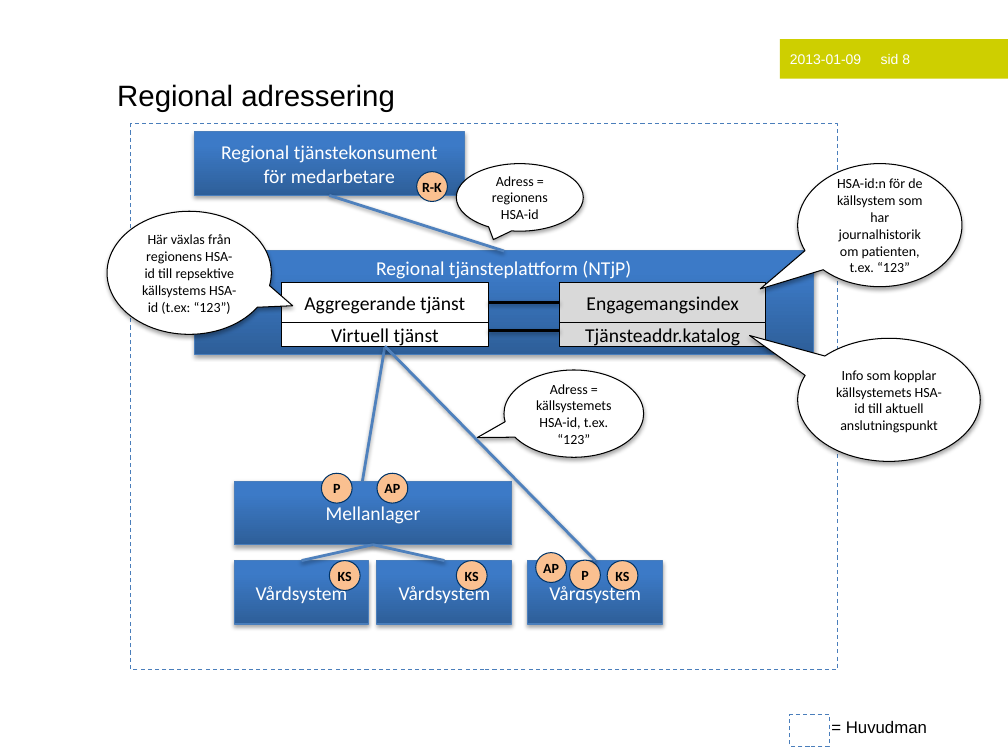
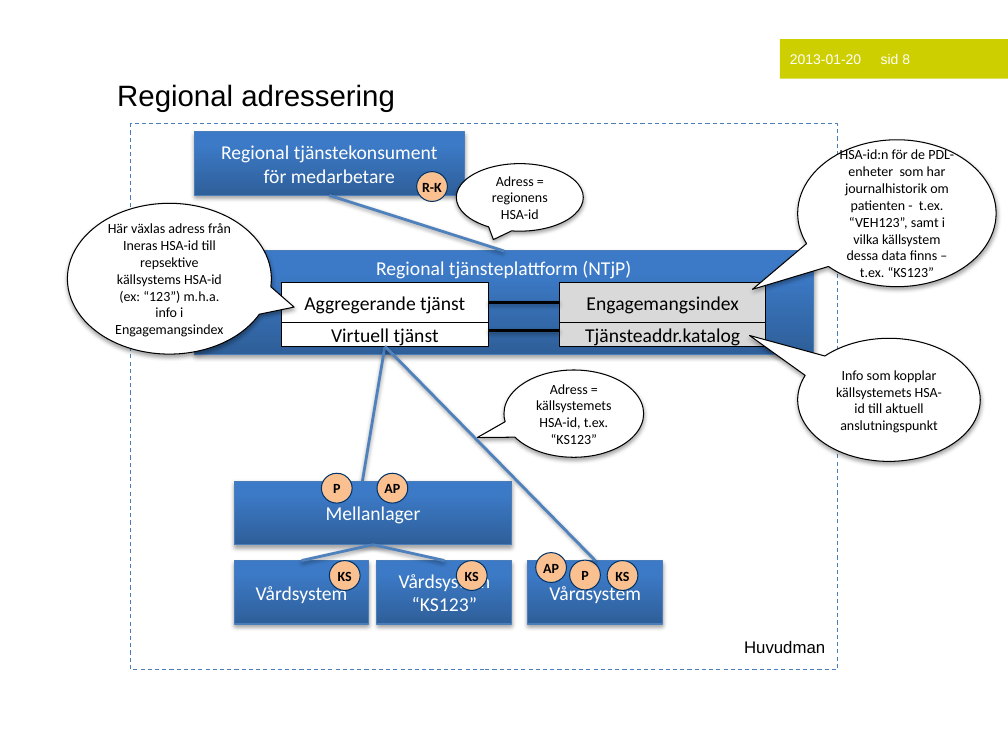
Before and after one commit to admstar/rivta, a slide deck: slide 8 of ServiceInteractions/riv/ehr/patientsummary/branches/TD_PATIENTSUMMARY_2/docs/TD_PatientSummary.pptx. Drawn at 1008x756 pixels with LibreOffice and Linux fonts; fonts in the diff are those of the drawing; background and template pictures are left out. Boxes give left, top, right and bottom in pixels: in the first picture for what was removed or moved away, otherwise in the second. Text is boxed around its words. In the diff, an @@ line names an element or a change of style, - is before the commit and + after.

```diff
--- a/ServiceInteractions/riv/ehr/patientsummary/branches/TD_PATIENTSUMMARY_2/docs/TD_PatientSummary.pptx
+++ b/ServiceInteractions/riv/ehr/patientsummary/branches/TD_PATIENTSUMMARY_2/docs/TD_PatientSummary.pptx
@@ text in rectangle at (x1=790, y1=54, x2=910, y2=64): text changed @@
-2013-01-09 sid 8
+2013-01-20 sid 8
@@ speech bubble "HSA-id:n för de PDL-enheter som ..." resized from (x1=797, y1=163, x2=962, y2=286) to (x1=797, y1=140, x2=996, y2=287) @@
@@ text in speech bubble at (x1=840, y1=148, x2=954, y2=277): text changed @@
-HSA-id:n för de källsystem som har journalhistorik om patienten, t.ex. “123”
+HSA-id:n för de PDL-enheter som har journalhistorik om patienten - t.ex. “VEH123”, samt i vilka källsystem dessa data finns – t.ex. “KS123”
@@ speech bubble "Här växlas adress från Ineras ..." resized from (x1=107, y1=212, x2=271, y2=335) to (x1=68, y1=204, x2=271, y2=355) @@
@@ speech bubble "Här växlas adress från Ineras ..." at (x1=68, y1=204, x2=271, y2=355): proportions changed @@
@@ text in speech bubble at (x1=108, y1=223, x2=231, y2=337): text changed @@
-Här växlas från regionens HSA-id till repsektive källsystems HSA-id (t.ex: “123”)
+Här växlas adress från Ineras HSA-id till repsektive källsystems HSA-id (ex: “123”) m.h.a. info i Engagemangsindex
@@ text in speech bubble at (x1=536, y1=384, x2=611, y2=444): text changed @@
-Adress = källsystemets HSA-id, t.ex. “123”
+Adress = källsystemets HSA-id, t.ex. “KS123”
@@ text in rectangle at (x1=412, y1=597, x2=477, y2=611): paragraph added @@
+“KS123”
@@ text at (x1=744, y1=641, x2=825, y2=653): text changed @@
-= Huvudman
+Huvudman
@@ rectangle removed at (x1=789, y1=715, x2=829, y2=746) @@
```
Also in this commit, not shown: 1 other slide changed, 1 other file.
